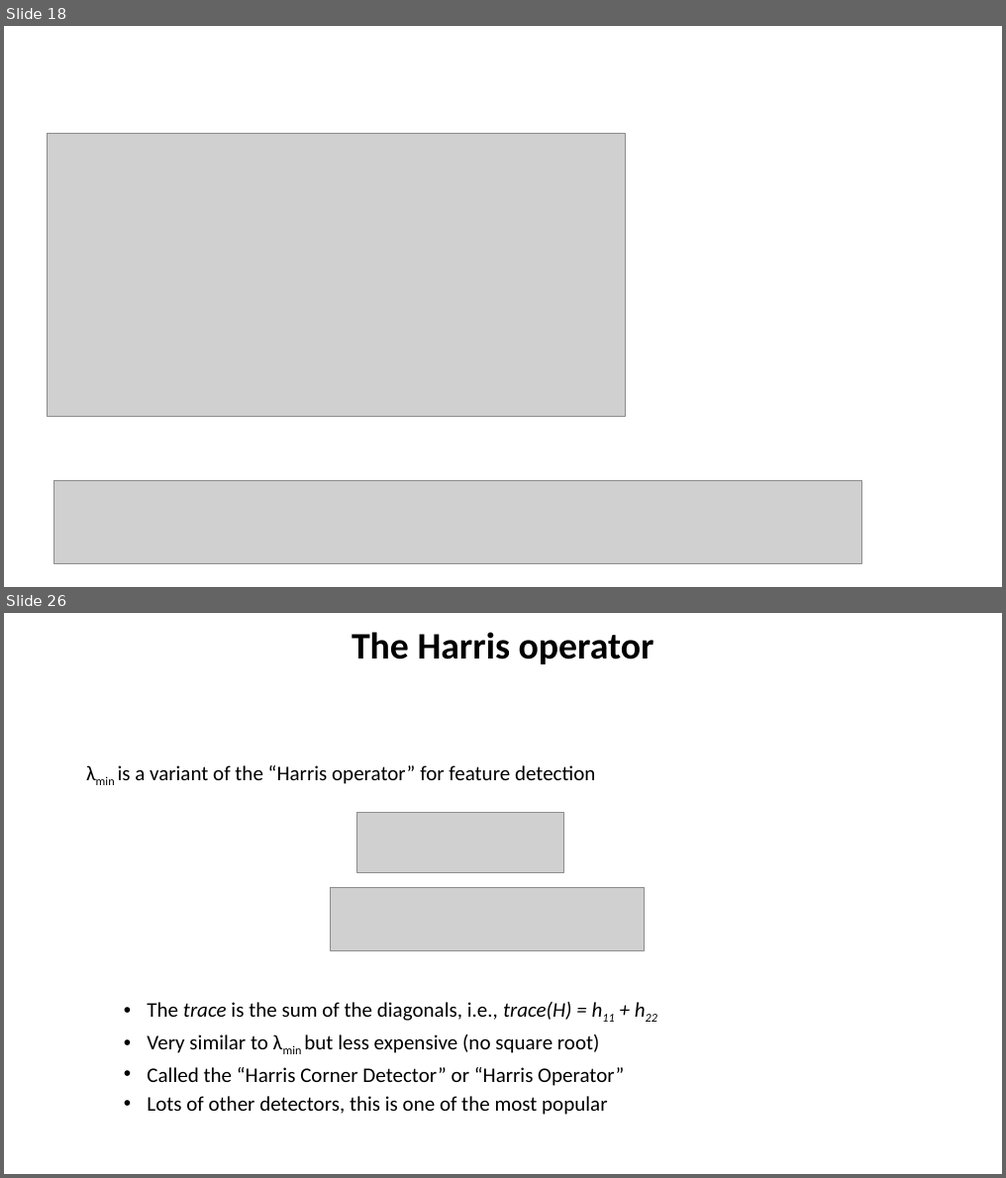
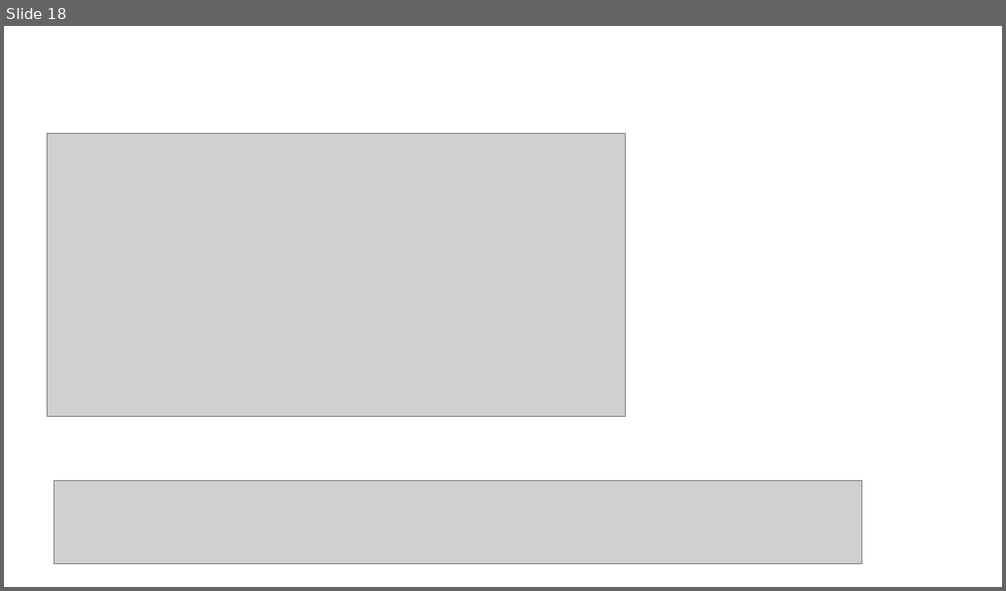
Before and after one commit to YoniChechik/AI_is_Math, a slide deck: c_08_features/features.pptx. Shown one above the other, each under a label of ours: slides 18 and 26 before the commit, slide 18 after it; the slides between them are not shown. The pictures are 1006x1178 and 1006x591 pixels, drawn with LibreOffice and Linux fonts; fonts in the diff are those of the drawing; grey boxes stand for pictures. Boxes give left, top, right and bottom in pixels: in the first picture for what was removed or moved away, otherwise in the second. Text is boxed around its words. In the diff, an @@ line names an element or a change of style, - is before the commit and + after.

Commit message:
wip features

```diff
--- a/c_08_features/features.pptx
+++ b/c_08_features/features.pptx
@@ slide 26 removed at [4,613,1002,1174], background #FFFFFF @@
@@ title removed at [351,632,654,664] @@
-The Harris operator
@@ text removed at [118,765,624,1115] @@
-λmin is a variant of the “Harris operator” for feature detection
-  • The trace is the sum of the diagonals, i.e., trace(H) = h11 + h22
-  • Very similar to λmin but less expensive (no square root)
-  • Called the “Harris Corner Detector” or “Harris Operator”
-  • Lots of other detectors, this is one of the most popular
@@ picture removed at [357,813,564,873] @@
@@ picture removed at [330,888,645,952] @@
```
Also in this commit, not shown: 8 slides changed, 2 slides added, 7 other slides removed, 3 other files.
